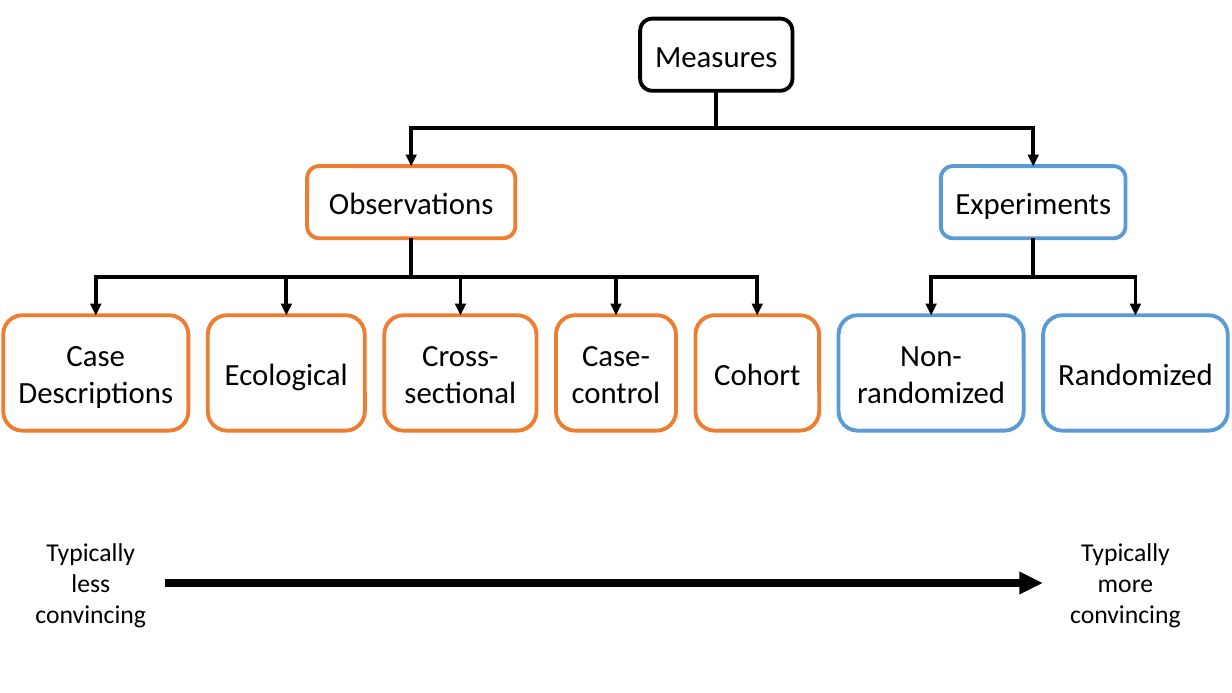
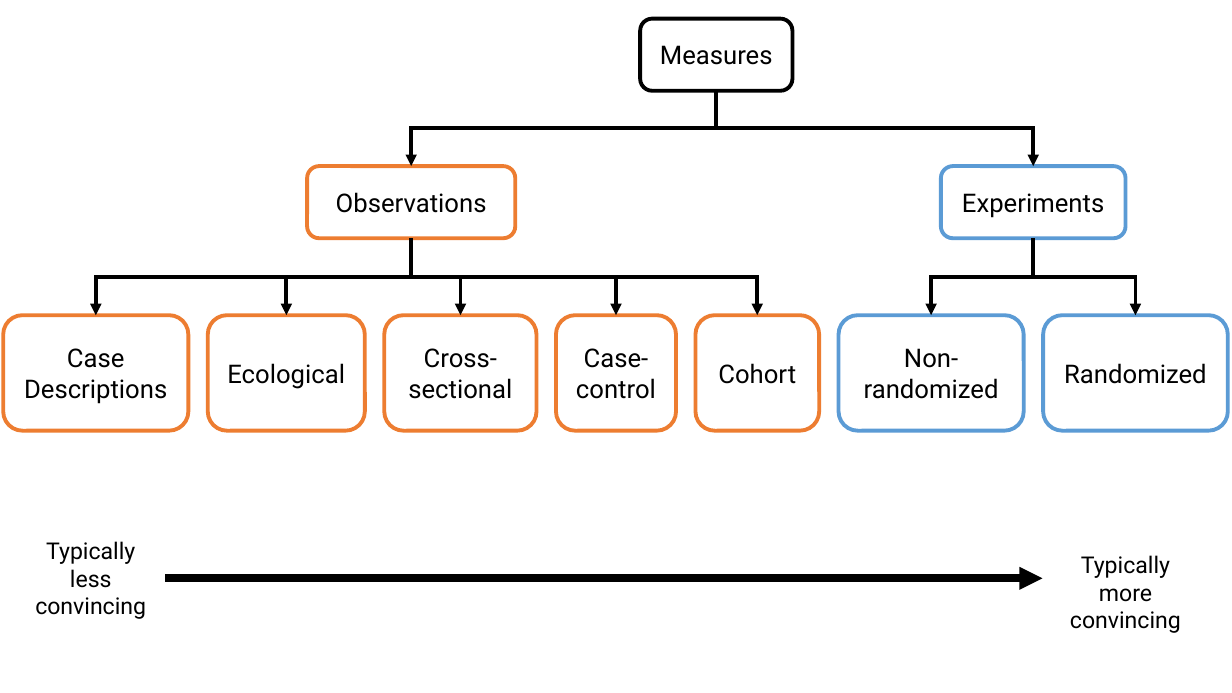
Before and after one commit to brad-cannell/epi_3_public, a slide deck: slide 15 of modules/graphics/epi_3_graphics.pptx. Drawn at 1232x693 pixels with LibreOffice and Linux fonts; fonts in the diff are those of the drawing. Boxes give left, top, right and bottom in pixels: in the first picture for what was removed or moved away, otherwise in the second. Text is boxed around its words. In the diff, an @@ line names an element or a change of style, - is before the commit and + after.

Commit message:
Change font from Univers to Avenir
In the graphics ppt

```diff
--- a/modules/graphics/epi_3_graphics.pptx
+++ b/modules/graphics/epi_3_graphics.pptx
@@ size 24 to 20 pt, font Calibri to Roboto in 10 elements at <box>640,18,793,91</box>, <box>307,166,515,238</box>, <box>941,166,1126,238</box>, <box>1043,315,1228,431</box>, <box>839,315,1024,431</box>, <box>4,315,189,431</box>, <box>208,315,365,431</box>, <box>384,315,537,431</box>, <box>696,315,820,431</box>, <box>556,315,677,431</box> @@
@@ text "Typically less convincing" at <box>35,541,146,619</box>: size 20 to 18 pt, font Calibri to Roboto @@
@@ text "Typically more convincing" at <box>1070,555,1181,633</box>: size 20 to 18 pt, font Calibri to Roboto @@
@@ text "Typically more convincing": place and size @@
-text "Typically more convincing" at <box>1070,543,1181,628</box>
+text "Typically more convincing" at <box>1070,555,1181,633</box>
@@ arrow moved from (165, 583) - (1043, 583) to (165, 579) - (1043, 579) @@
```
Also in this commit, not shown: 22 other slides changed.
